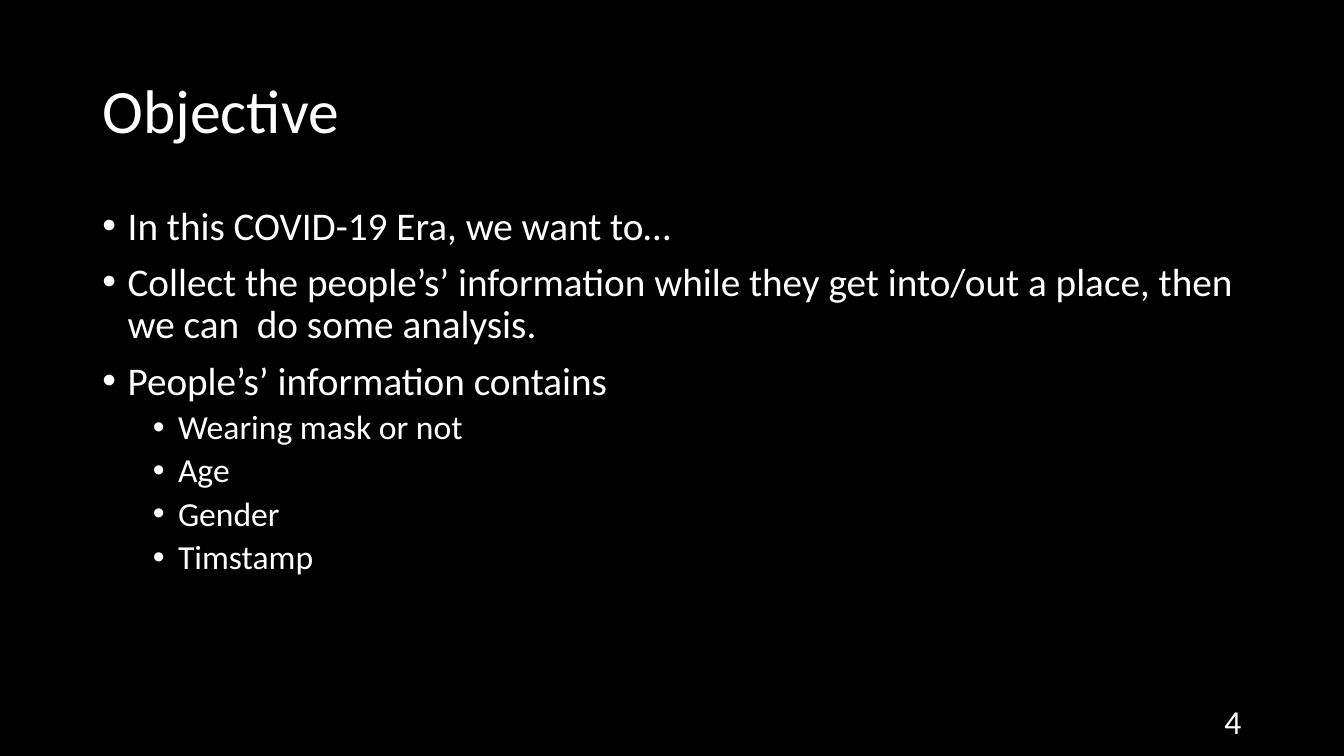
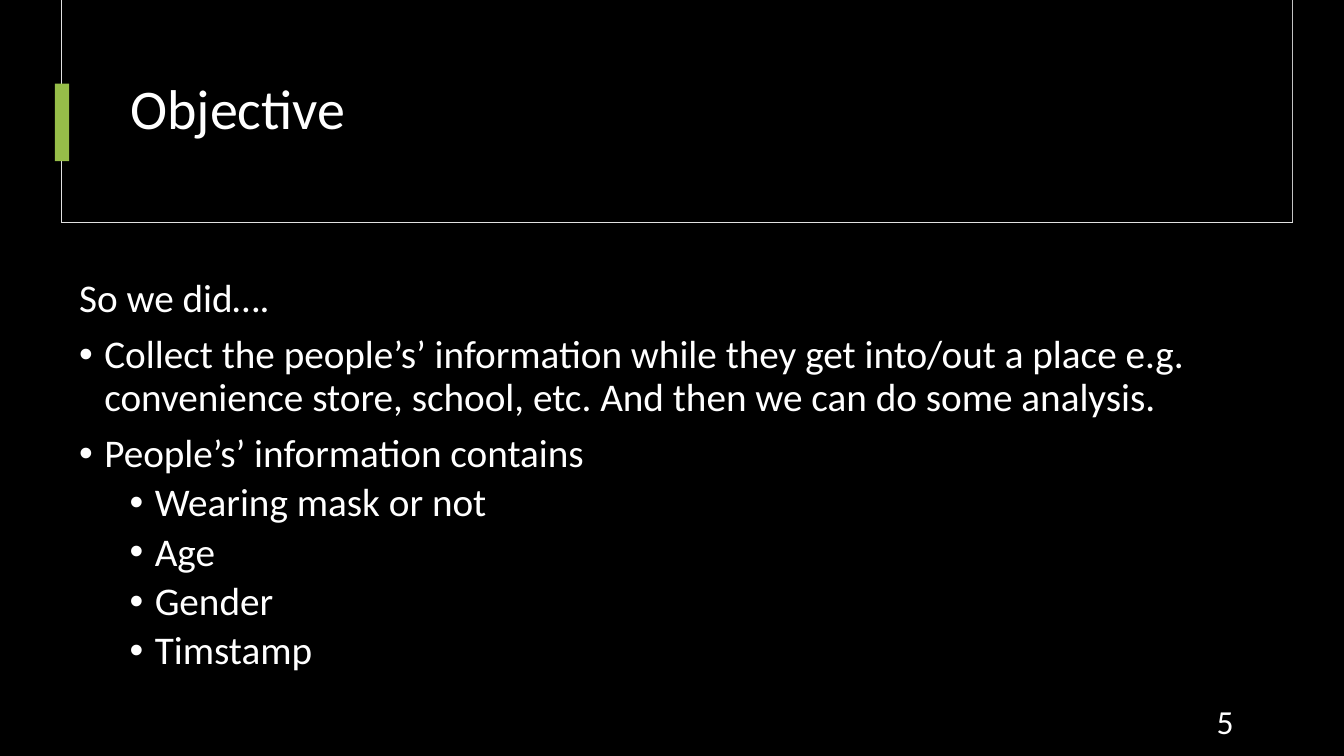
Before and after one commit to AxotZero/NTUSTxIntel--MaskFaceDetection, a slide deck: slide 5 of MaskDetection.pptx (slide 4 before the commit). Drawn at 1344x756 pixels with LibreOffice and Linux fonts; fonts in the diff are those of the drawing. Boxes give left, top, right and bottom in pixels: in the first picture for what was removed or moved away, otherwise in the second. Text is boxed around its words. In the diff, an @@ line names an element or a change of style, - is before the commit and + after.

```diff
--- a/MaskDetection.pptx
+++ b/MaskDetection.pptx
@@ rectangle added at (62, 0, 1293, 223), fill #000000, outline #E1E1E1 0.75 pt @@
@@ rectangle added at (63, 0, 1293, 222), fill #000000 @@
@@ title "Objective": place and size @@
-title "Objective" at (102, 90, 339, 144)
+title "Objective" at (130, 90, 345, 139)
@@ title "Objective" at (130, 90, 345, 139): size 44 to 40 pt @@
@@ rectangle added at (55, 84, 70, 161), fill #97BE49 @@
@@ text "So we did….": place and size @@
-text "So we did…." at (128, 212, 1233, 575)
+text "So we did…." at (79, 284, 1184, 671)
@@ text at (79, 284, 1184, 418): text changed @@
-• In this COVID-19 Era, we want to…
-• Collect the people’s’ information while they get into/out a place, then we can do some analysis.
+So we did….
+• Collect the people’s’ information while they get into/out a place e.g. convenience store, school, etc. And then we can do some analysis.
@@ text at (155, 488, 486, 671): size 24 to 28 pt in "Wearing mask or not", "Age", "Gender", "Timstamp" @@
@@ page number at (1217, 712, 1234, 735): text changed @@
-4
+5
```
Also in this commit, not shown: 18 other slides changed, 8 slides added, 3 slides removed, 46 other files.
